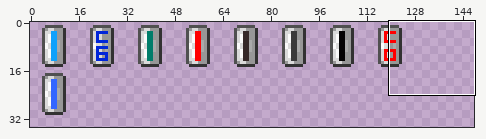
Sprite sheet, stored at com/indeng/sprites/items.png. The picture above shows the old version from afar; the outline marks the close-up.
Close-up. Old version:
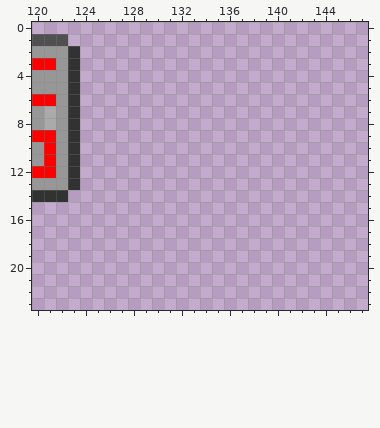
The file is 256x256 pixels. Colours within 5 levels of each other are drawn and written as one. Shown: x 120..147, y 0..23. The wide view leaves out empty margins.
After the commit:
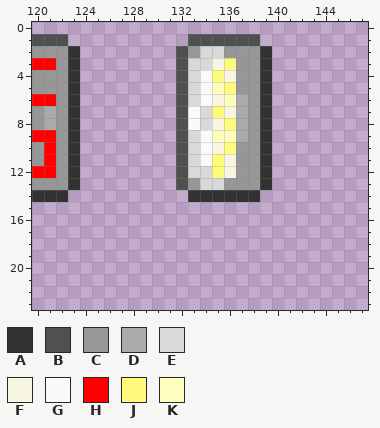
Palette (. is transparent): A #323232  B #505050  C #979797  D #aaaaaa  E #d9d9d9  F #f6f6e3  G #fafafa  H #ff0000  J #fffb7c  K #fffdbd
The exact change:
Changed rows in their new state; - is an unchanged pixel.
first column x 132:
 1 -BBBBBB-
 2 BCEECCCA
 3 BEEFJCCA
 4 BEGJFCCA
 5 BEGKJCCA
 6 BEGFKDCA
 7 BGEJFDCA
 8 BGEFJDCA
 9 BEGKKDCA
10 BEGFJCCA
11 BEGJFCCA
12 BEEJFCCA
13 BCEECCCA
14 -AAAAAA-
